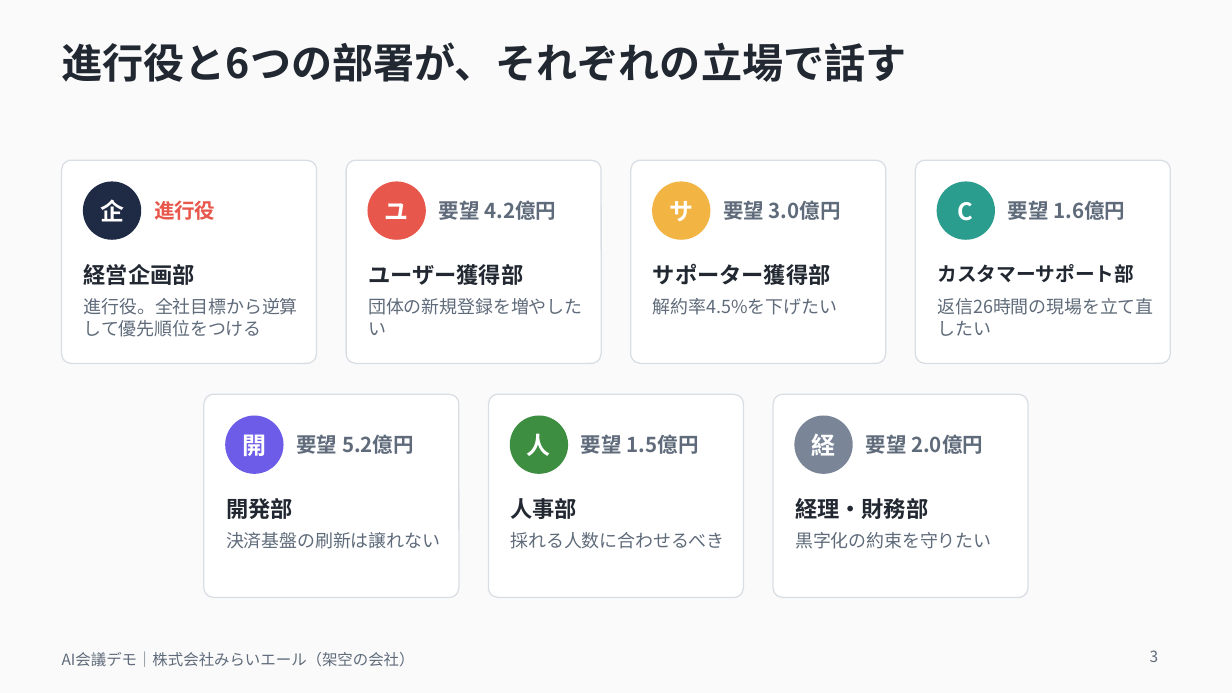
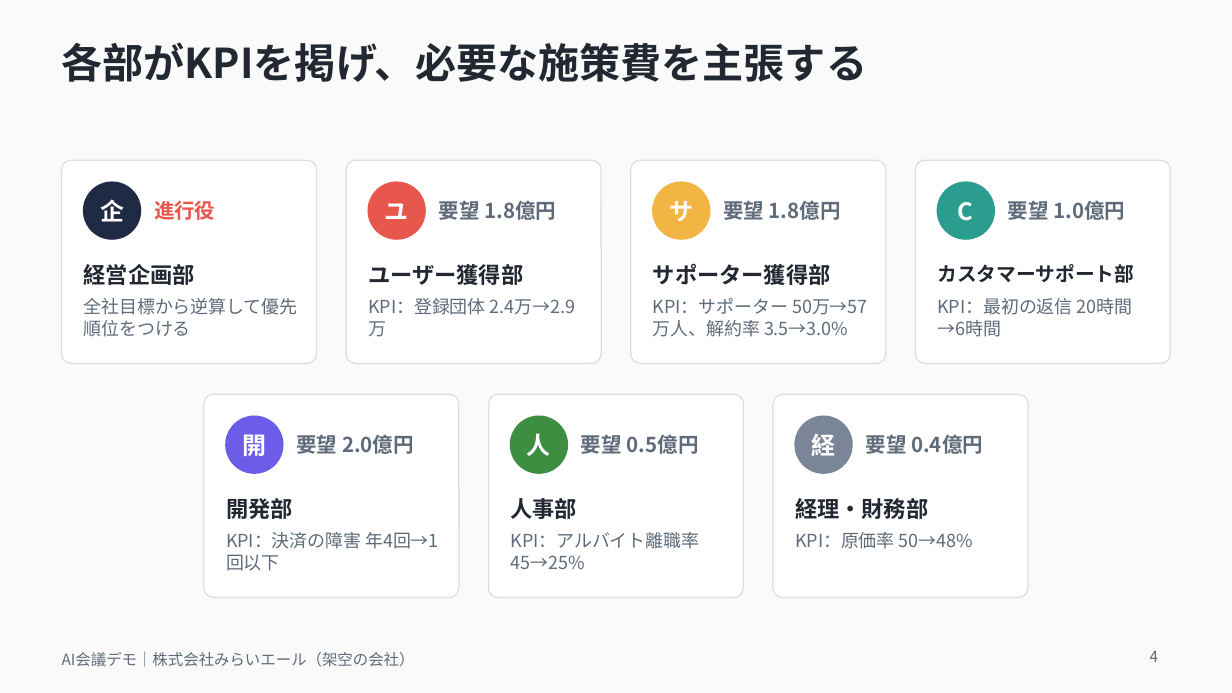
Before and after one commit to michiko3311220-stack/-, a slide deck: slide 4 of ai_meeting/slides/ai_meeting_demo.pptx (slide 3 before the commit). Drawn at 1232x693 pixels with LibreOffice and Linux fonts; fonts in the diff are those of the drawing. Boxes give left, top, right and bottom in pixels: in the first picture for what was removed or moved away, otherwise in the second. Text is boxed around its words. In the diff, an @@ line names an element or a change of style, - is before the commit and + after.

```diff
--- a/ai_meeting/slides/ai_meeting_demo.pptx
+++ b/ai_meeting/slides/ai_meeting_demo.pptx
@@ title at (62,42,868,82): text changed @@
-進行役と6つの部署が、それぞれの立場で話す
+各部がKPIを掲げ、必要な施策費を主張する
@@ text at (439,198,556,224): text changed @@
-要望 4.2億円
+要望 1.8億円
@@ text at (723,198,841,224): text changed @@
-要望 3.0億円
+要望 1.8億円
@@ text at (1008,198,1126,224): text changed @@
-要望 1.6億円
+要望 1.0億円
@@ text at (84,298,298,337): text changed @@
-進行役。全社目標から逆算して優先順位をつける
+全社目標から逆算して優先順位をつける
@@ text at (368,298,575,315): text changed @@
-団体の新規登録を増やしたい
+KPI：登録団体 2.4万→2.9万
@@ text at (653,298,867,337): text changed @@
-解約率4.5%を下げたい
+KPI：サポーター 50万→57万人、解約率 3.5→3.0%
@@ text at (937,298,1133,337): text changed @@
-返信26時間の現場を立て直したい
+KPI：最初の返信 20時間→6時間
@@ text at (296,432,414,458): text changed @@
-要望 5.2億円
+要望 2.0億円
@@ text at (581,432,699,458): text changed @@
-要望 1.5億円
+要望 0.5億円
@@ text at (866,432,983,458): text changed @@
-要望 2.0億円
+要望 0.4億円
@@ text at (226,532,439,549): text changed @@
-決済基盤の刷新は譲れない
+KPI：決済の障害 年4回→1回以下
@@ text at (511,532,700,569): text changed @@
-採れる人数に合わせるべき
+KPI：アルバイト離職率 45→25%
@@ text at (795,532,973,549): text changed @@
-黒字化の約束を守りたい
+KPI：原価率 50→48%
@@ page number at (1150,650,1159,662): text changed @@
-3
+4
```
Also in this commit, not shown: 10 other slides changed, 2 slides added, 1 slide removed, 14 other files.
